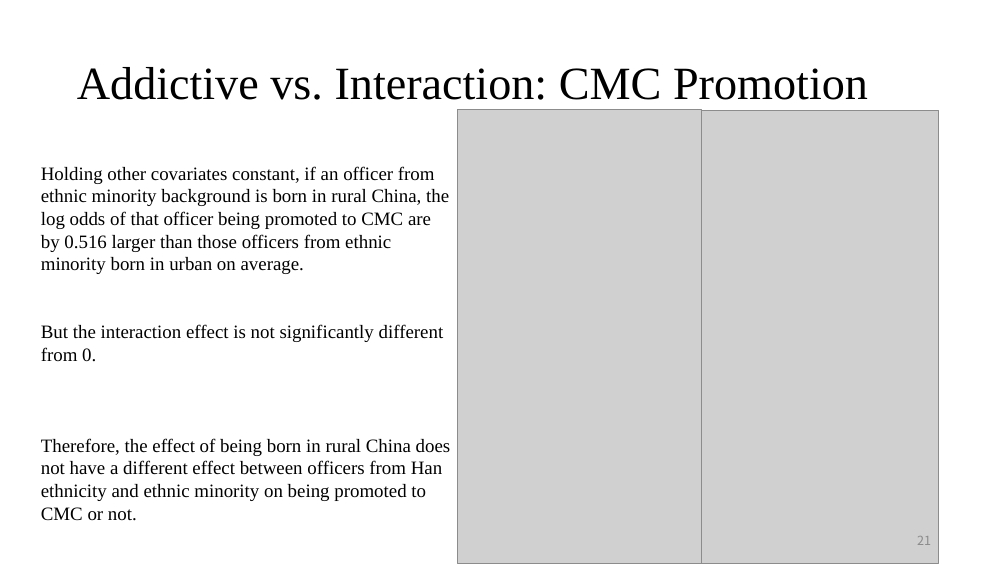
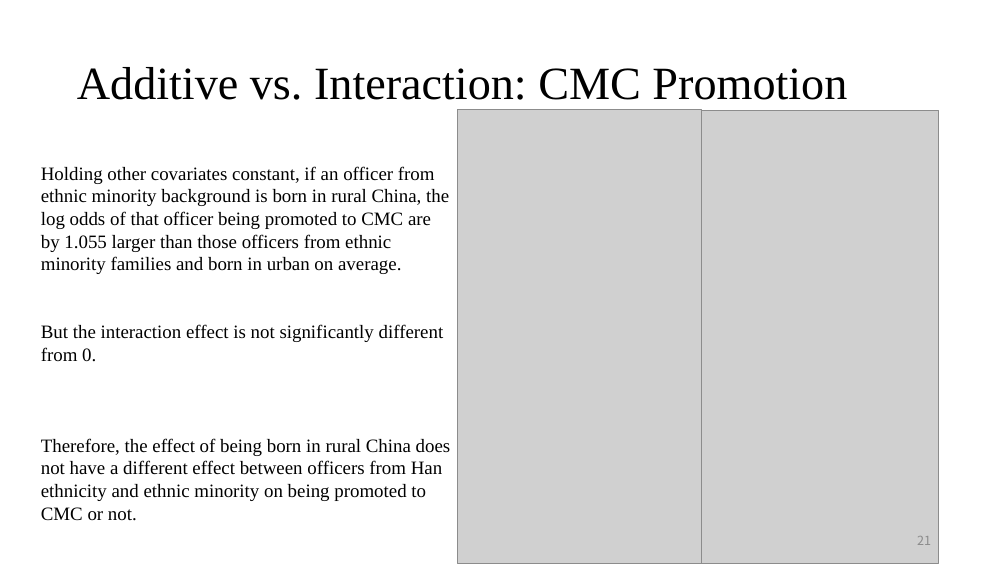
Before and after one commit to CaesarCoder/StatsII_Spring2023, a slide deck: slide 21 of Replication Project/Replication_Tianxin_Zhang_21352232.pptx. Drawn at 1008x567 pixels with LibreOffice and Linux fonts; fonts in the diff are those of the drawing; grey boxes stand for pictures. Boxes give left, top, right and bottom in pixels: in the first picture for what was removed or moved away, otherwise in the second. Text is boxed around its words. In the diff, an @@ line names an element or a change of style, - is before the commit and + after.

```diff
--- a/Replication Project/Replication_Tianxin_Zhang_21352232.pptx
+++ b/Replication Project/Replication_Tianxin_Zhang_21352232.pptx
@@ title at box(77, 67, 847, 100): text changed @@
-Addictive vs. Interaction: CMC Promotion
+Additive vs. Interaction: CMC Promotion
@@ text at box(41, 166, 449, 274): text changed @@
-Holding other covariates constant, if an officer from ethnic minority background is born in rural China, the log odds of that officer being promoted to CMC are by 0.516 larger than those officers from ethnic minority born in urban on average.
+Holding other covariates constant, if an officer from ethnic minority background is born in rural China, the log odds of that officer being promoted to CMC are by 1.055 larger than those officers from ethnic minority families and born in urban on average.
```
Also in this commit, not shown: 6 other slides changed, 1 slide added, 1 other file.
